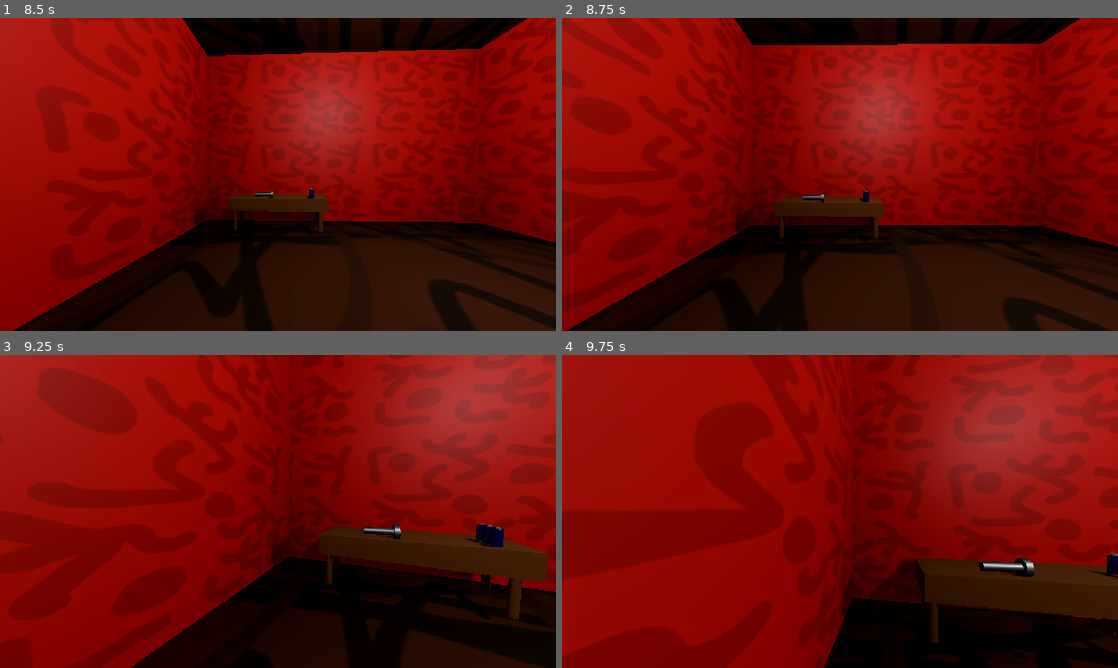
Above: before the commit, frames 1-4 (two rows, left to right).
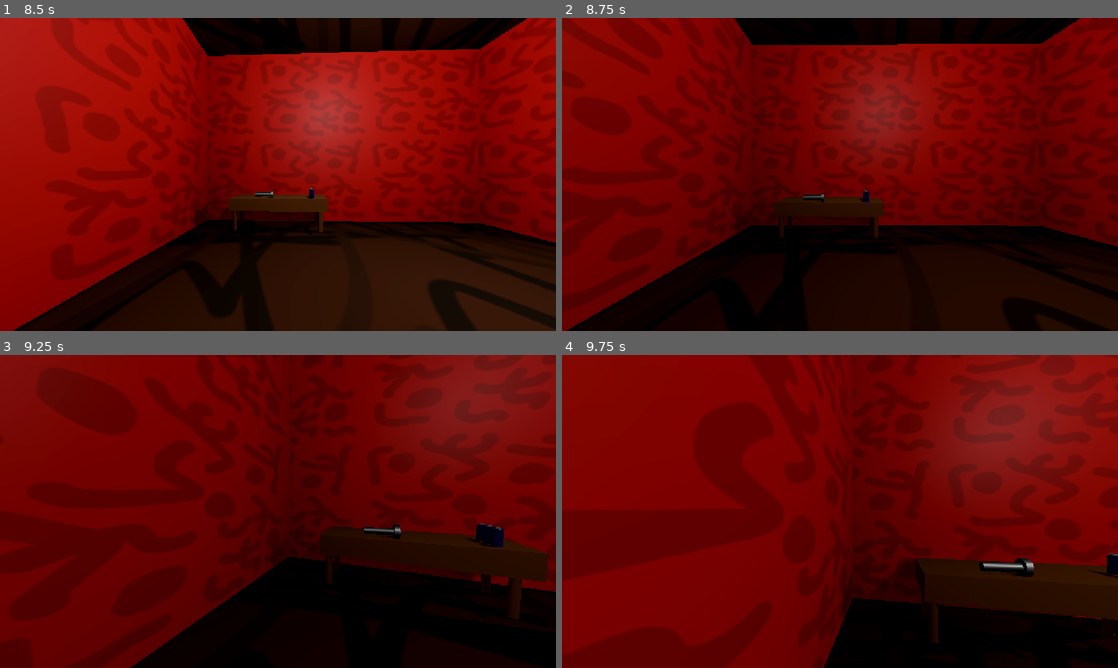
Above: after the commit, the same moments.

Repository: christiannoll/Basic3DGame
Game: Godot game, scene res://Scenes/main_menu.tscn
Same seed, same stepped clock (60 frames per second), same inputs: the game is played once before the commit and once after it. The engine's default icon, where the game draws it, is replaced by a stand-in: a white triangle on a blue panel in a dark square.
Inputs (mouse positions are in pixels of both pictures, inside the frame that each line leads up to):
- Up to frame 1 (8.5 s): click "PLAY" at 0.5 s; move the mouse to (305, 174) at 1.27 s; hold W (forward) 1.28-6.53 s; tap F (flashlight) every 2.25 s from 1.35 to 8.1 s; tap Space (jump) at 1.52, 2.27, 3.77, 4.52, 5.27, 6.77, 7.52, 8.27 s; move the mouse to (250, 174) at 2.02 s; tap E (interact) at 2.1, 4.35, 6.6 s; move the mouse to (289, 168) at 2.77 s; tap Shift (sprint) at 2.85, 5.1, 7.35 s; move the mouse to (272, 180) at 3.52 s; move the mouse to (316, 177) at 4.27 s; move the mouse to (233, 171) at 5.02 s; move the mouse to (283, 174) at 5.77 s; move the mouse to (255, 168) at 6.52 s; hold D (right) 6.53-7.28 s; move the mouse to (305, 174) at 7.27 s; hold W (forward) from 7.28 s (still down); move the mouse to (250, 174) at 8.02 s
- Up to frame 2 (8.75 s): keep holding W (forward)
- Up to frame 3 (9.25 s): keep holding W (forward); move the mouse to (289, 505) at 8.77 s; tap E (interact) at 8.85 s
- Up to frame 4 (9.75 s): move the mouse to (834, 517) at 9.52 s; release W (forward) at 9.53 s; hold A (left) from 9.53 s (still down); tap Shift (sprint) at 9.6 s

Frame 1 is identical in both runs. In frame 2, 50% of the frame differs, in the area x 0-100%, y 0-98%; in frame 3, 74%, in the area x 0-100%, y 0-100%; in frame 4, 64%.

Commit message:
Adopt flashing lights in main scene

Diff:
--- a/Scenes/level.tscn
+++ b/Scenes/level.tscn
@@ -534,12 +534,21 @@
 
 [node name="light2" parent="lights" unique_id=1426193810 instance=ExtResource("6_0f350")]
 transform = Transform3D(1, 0, 0, 0, 1, 0, 0, 0, 1, -7.3313465, 5.658647, 26.021145)
+flash_lights_at_rand = true
+min_time = 10.0
+max_time = 30.0
 
 [node name="light3" parent="lights" unique_id=235537008 instance=ExtResource("6_0f350")]
 transform = Transform3D(1, 0, 0, 0, 1, 0, 0, 0, 1, 16.318588, 5.52642, -0.97686195)
 
 [node name="light4" parent="lights" unique_id=630963093 instance=ExtResource("6_0f350")]
 transform = Transform3D(1, 0, 0, 0, 1, 0, 0, 0, 1, -3.8916702, 5.52642, -28.468962)
+flash_lights_at_rand = true
+min_time = 4.0
+max_time = 15.0
+min_flash_time = 6.0
+max_flash_time = 15.0
+loop_flashing = true
 
 [node name="Flashlight" parent="." unique_id=360502918 instance=ExtResource("8_754fn")]
 transform = Transform3D(-0.19945674, 0, -0.014731198, 0, 0.2, 0, 0.014731198, 0, -0.19945674, -0.5731386, 1.4606438, -30.949368)
--- a/Scripts/light.gd
+++ b/Scripts/light.gd
@@ -20,7 +20,7 @@
 		if loop_flashing:
 			var rand2 = rng.randf_range(min_flash_time, max_flash_time)
 			await get_tree().create_timer(rand2, false).timeout
-			$AnimationPlayer.get_animation("flashing_light").loop = false
+			$AnimationPlayer.play("RESET")
 			loop = true
 		else:
 			loop = true
